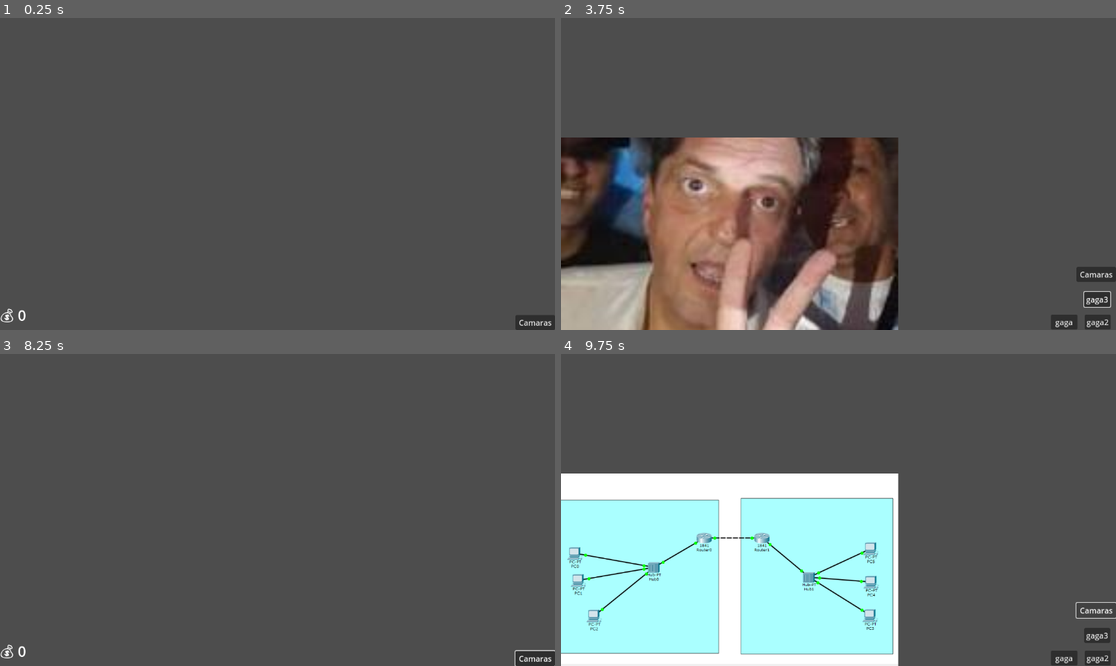
Above: before the commit, frames 1-4 (two rows, left to right).
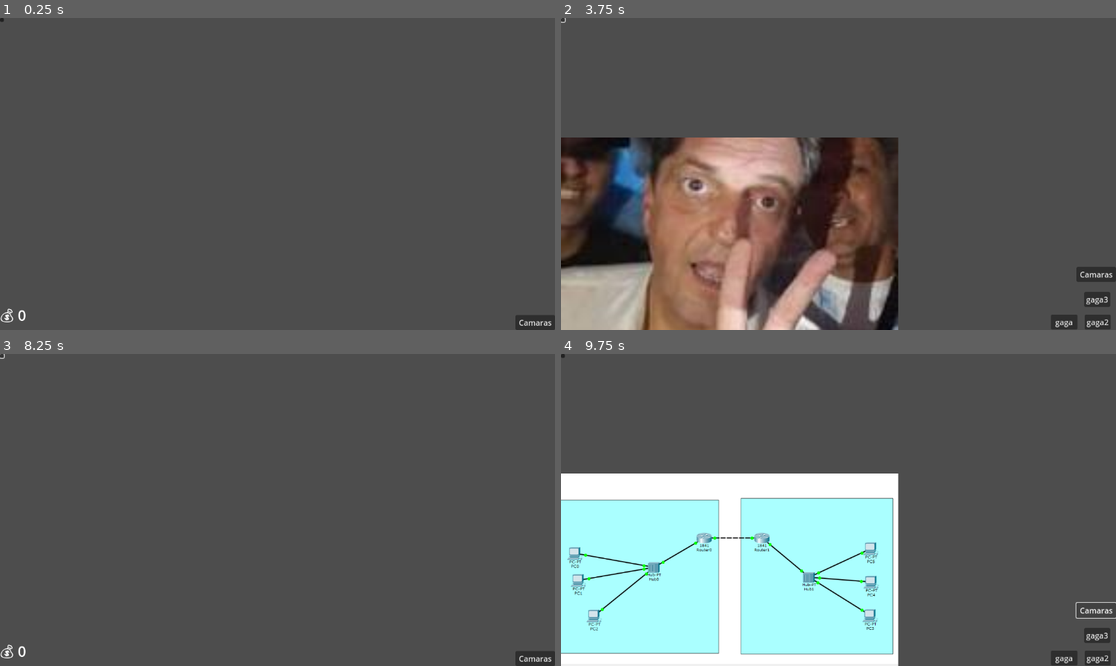
Above: after the commit, the same moments.

Repository: Rayclu/5noches
Game: Godot game, scene res://scenes/HUD.tscn
Two runs of this game, one before a commit and one after it. Both use one fixed random seed, a clock stepped at 60 frames per second and the inputs below. The project has no main scene, so this scene is started directly.
Inputs (mouse positions are in pixels of both pictures, inside the frame that each line leads up to):
- Up to frame 1 (0.25 s): no input
- Up to frame 2 (3.75 s): click "Camaras" at 0.5 s; click "gaga" at 1.25 s; click "gaga2" at 2 s; click "gaga3" at 2.75 s; click (561, 21) at 3.52 s
- Up to frame 3 (8.25 s): click (0, 357) at 4.27 s; click "gaga" at 5 s; click "gaga2" at 5.75 s; click "gaga3" at 6.5 s; click "Camaras" at 7.25 s; click (0, 357) at 8.02 s
- Up to frame 4 (9.75 s): click (561, 357) at 8.77 s; click "Camaras" at 9.5 s

The runs differ from the first frame. In frame 1, less than 0.1% of the frame differs, in the area x 0-1%, y 0-2%; in frame 2, less than 0.1%, in the area x 0-100%, y 0-93%; in frame 3, less than 0.1%; in frame 4, less than 0.1%.

Commit message:
claudito

Diff:
--- a/code/camera_scene.gd
+++ /dev/null
@@ -1,17 +0,0 @@
-extends Node2D
-@onready var CAMERAS = get_node("CanvasLayer/cam_texture")
-@onready var BUTTONS = get_node("CanvasLayer/buttons")
-
-const IMAGES = {
-	"Cam1" : preload("res://assets/Screenshot from 2025-10-14 15-17-53.png"),
-	"Cam2" : preload("res://assets/Untitled.jpeg"),
-	"Cam3" : preload("res://assets/images.jpeg")
-}
-
-func _ready() -> void:
-	for buttn in BUTTONS.get_children():
-		buttn.pressed.connect(button_just_presed.bind(buttn.name))
-
-func button_just_presed(img):
-	if img in IMAGES and CAMERAS.texture!=IMAGES[img]:
-		CAMERAS.texture = IMAGES[img]
--- a/code/gameManager.gd
+++ b/code/gameManager.gd
@@ -1,5 +1,4 @@
 extends Node
-var camScene = preload("res://scenes/cameraScene.tscn")
 var peopleSacene = preload("res://scenes/peopleScene.tscn")
 @onready var CAMS = $cameras
 var current_night: int = 1
@@ -16,7 +15,6 @@
 
 func _ready() -> void:
 	#for i in range(0, 2):
-	$cameras.add_child(camScene.instantiate())
 	self.energy = 100
 	self.money = 0
 
--- a/scenes/HUD.tscn
+++ b/scenes/HUD.tscn
@@ -97,5 +97,17 @@
 label_settings = SubResource("LabelSettings_wc5e5")
 vertical_alignment = 2
 
-[node name="Node" type="Node" parent="."]
+[node name="Node" type="Control" parent="."]
+layout_mode = 3
+anchors_preset = 0
 script = ExtResource("2_u6o08")
+
+[node name="Button" type="Button" parent="Node"]
+layout_mode = 0
+offset_right = 8.0
+offset_bottom = 8.0
+
+[node name="Button2" type="Button" parent="Node"]
+layout_mode = 0
+offset_right = 8.0
+offset_bottom = 8.0
--- a/scenes/cameraScene.tscn
+++ /dev/null
@@ -1,49 +0,0 @@
-[gd_scene format=3 uid="uid://btdrvlqdbe4xg"]
-
-[node name="CameraScene" type="Node2D"]
-position = Vector2(30, 36)
-
-[node name="CanvasLayer" type="CanvasLayer" parent="."]
-
-[node name="cam_texture" type="TextureRect" parent="CanvasLayer"]
-anchors_preset = -1
-anchor_left = 0.639
-anchor_top = 0.708
-anchor_right = 1.0
-anchor_bottom = 0.995
-offset_left = -0.128052
-offset_top = 0.216003
-offset_right = -3.0
-offset_bottom = 0.239929
-
-[node name="buttons" type="Control" parent="CanvasLayer"]
-layout_mode = 3
-anchors_preset = 0
-offset_right = 40.0
-offset_bottom = 40.0
-
-[node name="c1" type="Button" parent="CanvasLayer/buttons"]
-layout_mode = 1
-anchors_preset = -1
-anchor_left = 24.4
-anchor_top = 13.9
-anchor_right = 28.725
-anchor_bottom = 16.1
-offset_left = -6.10352e-05
-offset_right = -0.00012207
-
-[node name="c2" type="Button" parent="CanvasLayer/buttons"]
-layout_mode = 1
-anchors_preset = -1
-anchor_left = 20.2
-anchor_top = 14.25
-anchor_right = 23.175
-anchor_bottom = 15.875
-offset_top = -6.10352e-05
-offset_right = -6.10352e-05
-offset_bottom = -6.10352e-05
-
-[node name="c3" type="Button" parent="CanvasLayer/buttons"]
-layout_mode = 0
-offset_right = 8.0
-offset_bottom = 8.0
Not shown, removed: code/camera_scene.gd.uid
Not shown: 1 places in scenes/HUD.tscn that only renumber resources
